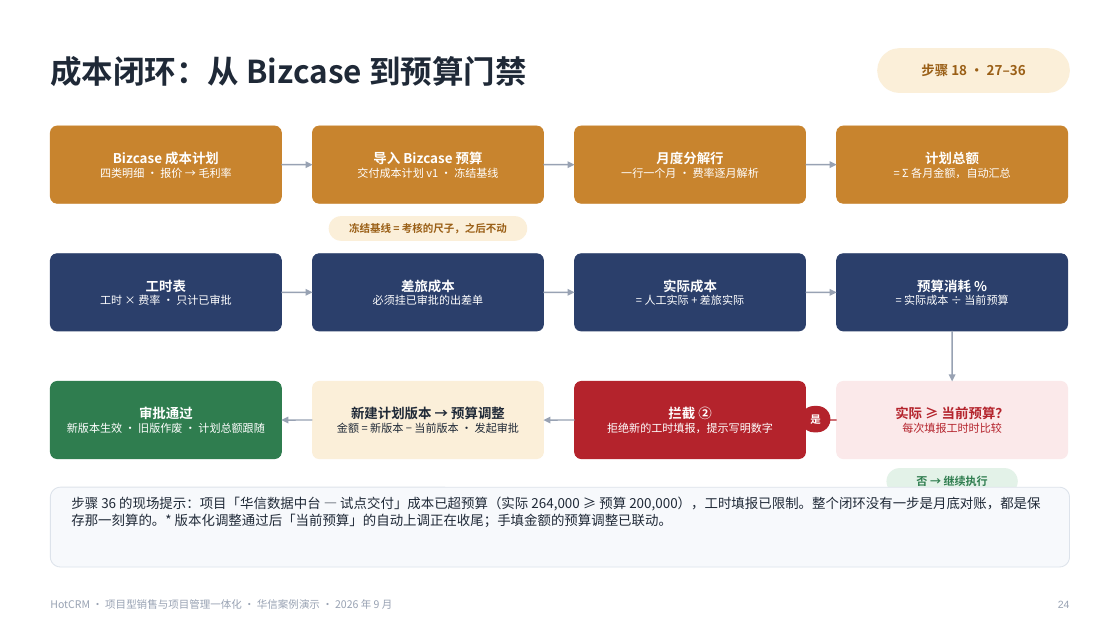
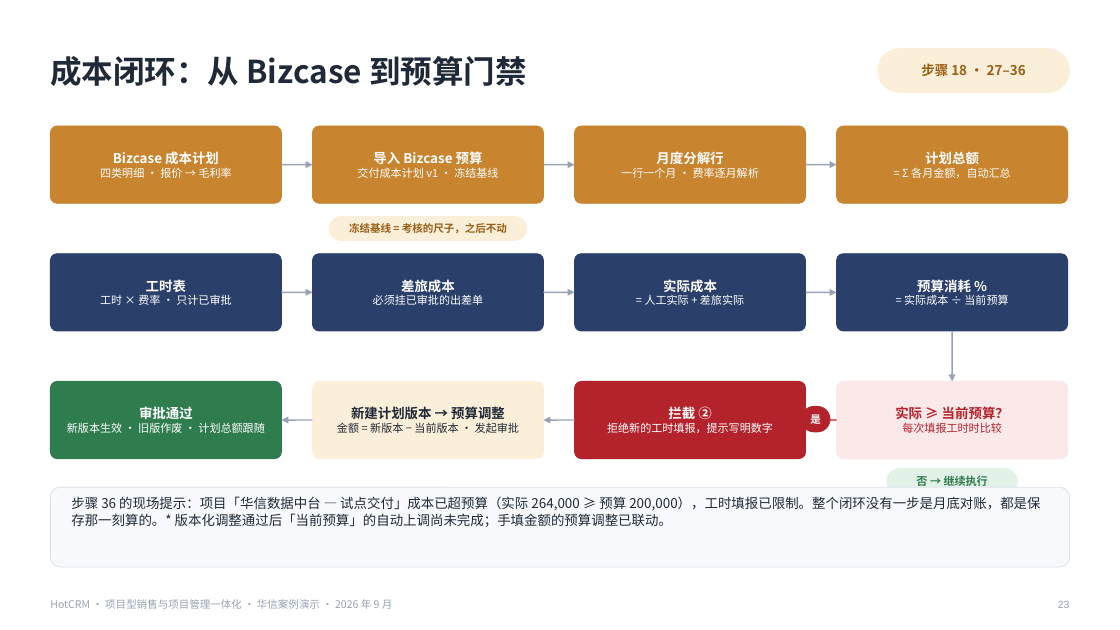
Before and after one commit to sunhaolin/hotcrm, a slide deck: slide 23 of docs/demo/psa-presales/客户汇报-华信案例.pptx (slide 24 before the commit). Drawn at 1120x630 pixels with LibreOffice and Linux fonts; fonts in the diff are those of the drawing. Boxes give left, top, right and bottom in pixels: in the first picture for what was removed or moved away, otherwise in the second. Text is boxed around its words. In the diff, an @@ line names an element or a change of style, - is before the commit and + after.

```diff
--- a/docs/demo/psa-presales/客户汇报-华信案例.pptx
+++ b/docs/demo/psa-presales/客户汇报-华信案例.pptx
@@ text at box(71, 496, 1040, 527): text changed @@
-步骤 36 的现场提示：项目「华信数据中台 — 试点交付」成本已超预算（实际 264,000 ≥ 预算 200,000），工时填报已限制。整个闭环没有一步是月底对账，都是保存那一刻算的。* 版本化调整通过后「当前预算」的自动上调正在收尾；手填金额的预算调整已联动。
+步骤 36 的现场提示：项目「华信数据中台 — 试点交付」成本已超预算（实际 264,000 ≥ 预算 200,000），工时填报已限制。整个闭环没有一步是月底对账，都是保存那一刻算的。* 版本化调整通过后「当前预算」的自动上调尚未完成；手填金额的预算调整已联动。
@@ text at box(1058, 601, 1070, 608): text changed @@
-24
+23
```
Also in this commit, not shown: 30 other slides changed, 1 slide removed, 2 other files.
